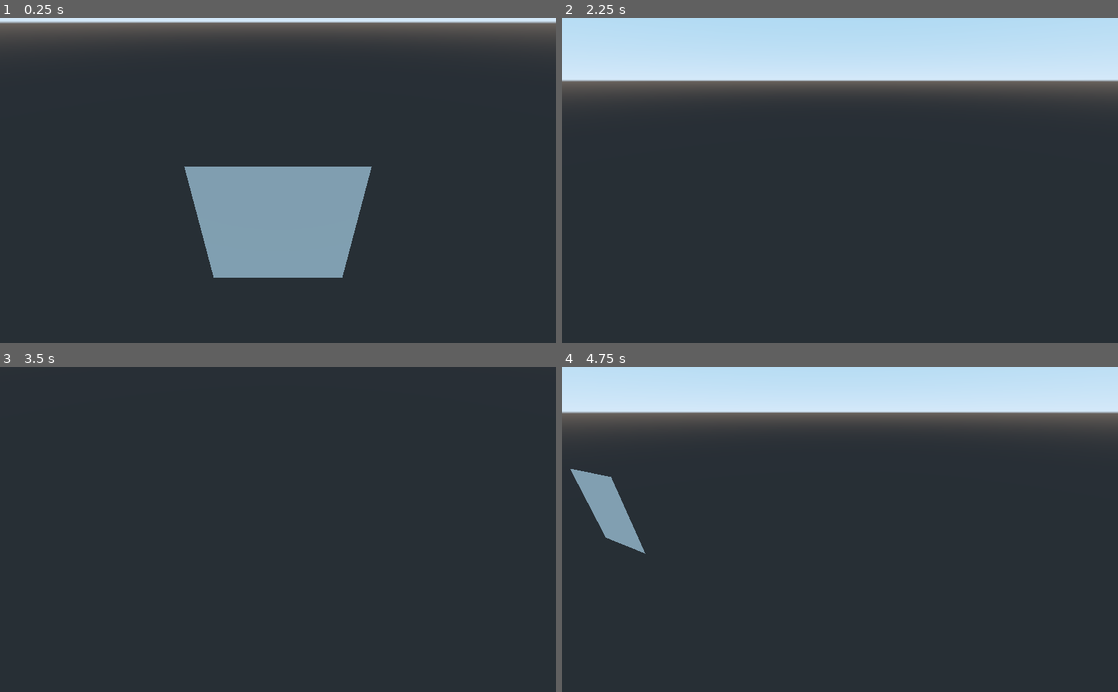
Above: before the commit, frames 1-4 (two rows, left to right).
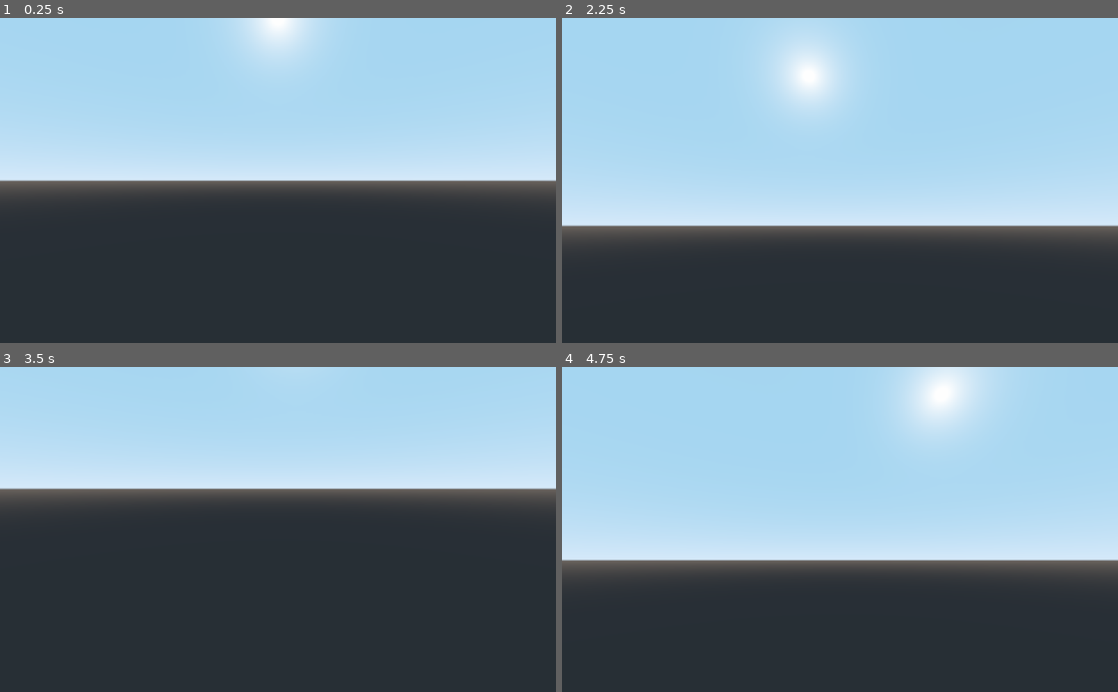
Above: after the commit, the same moments.

Repository: mmbwatt/VoxelWorld
Game: Godot game, scene res://Main.tscn
Two runs of this game, one before a commit and one after it. Both use one fixed random seed, a clock stepped at 60 frames per second and the inputs below.
Inputs (mouse positions are in pixels of both pictures, inside the frame that each line leads up to):
- Up to frame 1 (0.25 s): no input
- Up to frame 2 (2.25 s): tap Enter at 0.5 s; move the mouse to (962, 164) at 0.52 s; hold D (move_right) 0.53-1.28 s; hold Right mouse button (camera_move) 0.53-1.28 s; move the mouse to (728, 196) at 1.27 s; hold S (move_backward) 1.28-2.03 s; tap Shift (move_sprint) at 1.35 s; tap Space at 2 s; move the mouse to (895, 109) at 2.02 s; hold D (move_right) from 2.03 s (still down); hold Right mouse button (camera_move) from 2.03 s (still down)
- Up to frame 3 (3.5 s): tap Enter at 2.75 s; move the mouse to (250, 594) at 2.77 s; release D (move_right) at 2.78 s; release Right mouse button (camera_move) at 2.78 s; hold W (move_forward) from 2.78 s (still down); tap Shift (move_sprint) at 2.85 s
- Up to frame 4 (4.75 s): tap Space at 3.5 s; move the mouse to (1006, 578) at 3.52 s; release W (move_forward) at 3.53 s; hold Right mouse button (camera_move) 3.53-4.28 s; hold A (move_left) from 3.53 s (still down); tap Enter at 4.25 s; move the mouse to (673, 480) at 4.27 s; tap Shift (move_sprint) at 4.35 s

The runs differ from the first frame. In frame 1, 61% of the frame differs, in the area x 0-100%, y 0-80%; in frame 2, 58%; in frame 3, 41%; in frame 4, 59%.
Error after the commit: Parse Error: The member "position" already exists in a parent class. (res://Scripts/block.gd:6)

Commit message:
Added chunk generation to world generation and texture atlas functionality

Diff:
--- a/Main.tscn
+++ b/Main.tscn
@@ -1,13 +1,15 @@
-[gd_scene load_steps=3 format=2]
+[gd_scene load_steps=4 format=2]
 
-[ext_resource path="res://test_mesh_generation.gd" type="Script" id=1]
-[ext_resource path="res://scripts/FreeMoveCamera.gd" type="Script" id=2]
+[ext_resource path="res://Scripts/chunk.gd" type="Script" id=1]
+[ext_resource path="res://scripts/free_move_camera.gd" type="Script" id=2]
+[ext_resource path="res://Textures/blockatlas.jpg" type="Texture" id=3]
 
 [node name="Main" type="Spatial"]
 
 [node name="World" type="Spatial" parent="."]
 script = ExtResource( 1 )
+cubeMaterial = ExtResource( 3 )
 
 [node name="Camera" type="Camera" parent="."]
-transform = Transform( 1, 0, 0, 0, 0.82602, 0.563641, 0, -0.563641, 0.82602, 0, 1.13926, 1.56564 )
+transform = Transform( 1, 0, 0, 0, 1, 0, 0, 0, 1, 0, 0, 4.35411 )
 script = ExtResource( 2 )
--- /dev/null
+++ b/Scenes/Block.tscn
@@ -0,0 +1,8 @@
+[gd_scene load_steps=3 format=2]
+
+[ext_resource path="res://Scripts/block.gd" type="Script" id=1]
+[ext_resource path="res://Textures/blockatlas.jpg" type="Texture" id=2]
+
+[node name="Block" type="Spatial"]
+script = ExtResource( 1 )
+_texture_image = ExtResource( 2 )
--- /dev/null
+++ b/Scenes/Chunk.tscn
@@ -0,0 +1,6 @@
+[gd_scene load_steps=2 format=2]
+
+[ext_resource path="res://Scripts/chunk.gd" type="Script" id=1]
+
+[node name="Chunk" type="Spatial"]
+script = ExtResource( 1 )
--- a/project.godot
+++ b/project.godot
@@ -8,9 +8,14 @@
 
 config_version=4
 
-_global_script_classes=[  ]
+_global_script_classes=[ {
+"base": "Spatial",
+"class": "Block",
+"language": "GDScript",
+"path": "res://Scripts/block.gd"
+} ]
 _global_script_class_icons={
-
+"Block": ""
 }
 
 [application]
@@ -18,6 +23,10 @@
 config/name="VoxelWorld"
 run/main_scene="res://Main.tscn"
 config/icon="res://icon.png"
+
+[autoload]
+
+Enums="*res://scripts/enums.gd"
 
 [input]
 
--- /dev/null
+++ b/scripts/block.gd
@@ -0,0 +1,124 @@
+extends Spatial
+
+class_name Block
+
+var blockType
+var position : Vector3
+export var _texture_image : Texture
+
+var blockUVs = {
+	Enums.Cubeside.TOP: [Vector2(0.125, 0.375),Vector2(0.1875, 0.375),\
+						 Vector2(0.125,0.4375),Vector2(0.1875,0.4375)],
+	Enums.BlockType.GRASS: [Vector2(0.1875, 0.9375), Vector2(0.25, 0.9375),\
+							Vector2(0.1875, 1.0), Vector2 (0.25, 1.0)],
+	Enums.BlockType.DIRT: [Vector2(0.125, 0.0), Vector2(0.1875, 0.0),\
+							Vector2(0.125, 0.0625), Vector2(0.1875, 0.0625)],
+	Enums.BlockType.STONE: [Vector2(0.0, 0.875), Vector2(0.0625, 0.875),\
+							Vector2(0.0, 0.9375), Vector2(0.00625, 0.9375)]
+}
+
+func _init(block, setPosition:Vector3, image:Texture):
+	blockType = block
+	position = setPosition
+	_texture_image = image
+
+
+func CreateQuad(side) -> void:
+	var mi = MeshInstance.new()
+	var arr = []
+	arr.resize(Mesh.ARRAY_MAX)
+
+	#PoolVectorXXArrays for each mesh construction.
+	var verts = PoolVector3Array()
+	var uvs = PoolVector2Array()
+	var normals = PoolVector3Array()
+	var indices = PoolIntArray()
+
+	#All possible UVs
+	var uv00 : Vector2
+	var uv01 : Vector2
+	var uv10 : Vector2
+	var uv11 : Vector2
+
+	var uvArray
+	if blockType == Enums.BlockType.GRASS and side == Enums.Cubeside.TOP:
+		uvArray = blockUVs[Enums.Cubeside.TOP].value
+	elif blockType == Enums.BlockType.GRASS and side == Enums.Cubeside.BOTTOM:
+		uvArray = blockUVs[Enums.BlockType.DIRT]
+	else:
+		uvArray = blockUVs[Enums.BlockType.DIRT]
+
+	#if not uvArray.empty():
+	uv00 = uvArray[0]
+	uv10 = uvArray[1]
+	uv01 = uvArray[2]
+	uv11 = uvArray[3]
+
+	#All possible vertices
+	var p0 := Vector3(-0.5, -0.5,  0.5)
+	var p1 := Vector3( 0.5, -0.5,  0.5)
+	var p2 := Vector3( 0.5, -0.5, -0.5)
+	var p3 := Vector3(-0.5, -0.5, -0.5)
+	var p4 := Vector3(-0.5,  0.5,  0.5)
+	var p5 := Vector3( 0.5,  0.5,  0.5)
+	var p6 := Vector3( 0.5,  0.5, -0.5)
+	var p7 := Vector3(-0.5,  0.5, -0.5)
+
+	match side:
+		Enums.Cubeside.BOTTOM:
+			verts.append_array(PoolVector3Array([p0, p1, p2, p3]))
+			normals.append_array(PoolVector3Array([Vector3.DOWN,Vector3.DOWN,Vector3.DOWN,Vector3.DOWN]))
+			uvs.append_array(PoolVector2Array([uv00, uv10, uv11, uv01]))
+			indices.append_array(PoolIntArray([3,0,1,3,1,2]))
+		Enums.Cubeside.TOP:
+			verts.append_array(PoolVector3Array([p4, p5, p6, p7]))
+			normals.append_array(PoolVector3Array([Vector3.UP,Vector3.UP,Vector3.UP,Vector3.UP]))
+			uvs.append_array(PoolVector2Array([uv00, uv10, uv11, uv01]))
+			indices.append_array(PoolIntArray([3,1,0,3,2,1]))
+		Enums.Cubeside.FRONT:
+			verts.append_array(PoolVector3Array([p4, p5, p1, p0]))
+			normals.append_array(PoolVector3Array([Vector3.FORWARD,Vector3.FORWARD,Vector3.FORWARD,Vector3.FORWARD]))
+			uvs.append_array(PoolVector2Array([uv00, uv10, uv11, uv01]))
+			indices.append_array(PoolIntArray([3,0,1,3,1,2]))
+		Enums.Cubeside.BACK:
+			verts.append_array(PoolVector3Array([p7, p6, p2, p3]))
+			normals.append_array(PoolVector3Array([Vector3.BACK,Vector3.BACK,Vector3.BACK,Vector3.BACK]))
+			uvs.append_array(PoolVector2Array([uv00, uv10, uv11, uv01]))
+			indices.append_array(PoolIntArray([3,1,0,3,2,1]))
+		Enums.Cubeside.LEFT:
+			verts.append_array(PoolVector3Array([p7, p4, p0, p3]))
+			normals.append_array(PoolVector3Array([Vector3.LEFT,Vector3.LEFT,Vector3.LEFT,Vector3.LEFT]))
+			uvs.append_array(PoolVector2Array([uv00, uv10, uv11, uv01]))
+			indices.append_array(PoolIntArray([3,0,1,3,1,2]))
+		Enums.Cubeside.RIGHT:
+			verts.append_array(PoolVector3Array([p5, p6, p2, p1]))
+			normals.append_array(PoolVector3Array([Vector3.RIGHT,Vector3.RIGHT,Vector3.RIGHT,Vector3.RIGHT]))
+			uvs.append_array(PoolVector2Array([uv00, uv10, uv11, uv01]))
+			indices.append_array(PoolIntArray([3,0,1,3,1,2]))
+
+	arr[Mesh.ARRAY_VERTEX] = verts
+	arr[Mesh.ARRAY_TEX_UV] = uvs
+	arr[Mesh.ARRAY_NORMAL] = normals
+	#clockwise winding order in Godot
+	arr[Mesh.ARRAY_INDEX] = indices
+
+	var mesh = ArrayMesh.new()
+	mesh.add_surface_from_arrays(Mesh.PRIMITIVE_TRIANGLES, arr)
+
+	var material_one = SpatialMaterial.new()
+	material_one.albedo_texture = _texture_image
+
+	mi.mesh = mesh
+	mi.set_surface_material(0, material_one)
+
+	add_child(mi)
+
+
+func Draw() -> void:
+	CreateQuad(Enums.Cubeside.FRONT)
+	CreateQuad(Enums.Cubeside.BACK)
+	CreateQuad(Enums.Cubeside.TOP)
+	CreateQuad(Enums.Cubeside.BOTTOM)
+	CreateQuad(Enums.Cubeside.LEFT)
+	CreateQuad(Enums.Cubeside.RIGHT)
+	self.translate(position)
--- /dev/null
+++ b/scripts/chunk.gd
@@ -0,0 +1,17 @@
+extends Spatial
+
+export var cubeMaterial : Texture
+
+func _ready():
+	buildChunk(2,2,2)
+
+func buildChunk(sizeX, sizeY, sizeZ) -> void:
+	for x in sizeX:
+		for y in sizeY:
+			for z in sizeZ:
+				var pos := Vector3(x,y,z)
+				var block = Block.new(Enums.BlockType.DIRT, pos, cubeMaterial)
+				add_child(block)
+				block.Draw()
+				#create block at pos
+				#draw block at pos
--- /dev/null
+++ b/scripts/enums.gd
@@ -0,0 +1,5 @@
+extends Node
+
+enum Cubeside { BOTTOM, TOP, LEFT, RIGHT, FRONT, BACK }
+
+enum BlockType { GRASS, DIRT, STONE }
--- /dev/null
+++ b/scripts/test_mesh_generation.gd
@@ -0,0 +1,91 @@
+extends Node
+
+export var _texture_image : Texture
+
+#All possible UVs
+var uv00 := Vector2(0.1250,0.0000)
+var uv01 := Vector2(0.1250,0.0625)
+var uv10 := Vector2(0.1875,0.0000)
+var uv11 := Vector2(0.1875,0.0625)
+
+#All possible vertices
+var p0 := Vector3(-0.5, -0.5,  0.5)
+var p1 := Vector3( 0.5, -0.5,  0.5)
+var p2 := Vector3( 0.5, -0.5, -0.5)
+var p3 := Vector3(-0.5, -0.5, -0.5)
+var p4 := Vector3(-0.5,  0.5,  0.5)
+var p5 := Vector3( 0.5,  0.5,  0.5)
+var p6 := Vector3( 0.5,  0.5, -0.5)
+var p7 := Vector3(-0.5,  0.5, -0.5)
+
+func _ready():
+	CreateCube()
+
+func CreateCube() -> void:
+	CreateQuad(Enums.Cubeside.FRONT)
+	CreateQuad(Enums.Cubeside.BACK)
+	CreateQuad(Enums.Cubeside.TOP)
+	CreateQuad(Enums.Cubeside.BOTTOM)
+	CreateQuad(Enums.Cubeside.LEFT)
+	CreateQuad(Enums.Cubeside.RIGHT)
+
+
+func CreateQuad(side) -> void:
+	var mi = MeshInstance.new()
+	var arr = []
+	arr.resize(Mesh.ARRAY_MAX)
+
+	#PoolVectorXXArrays for each mesh construction.
+	var verts = PoolVector3Array()
+	var uvs = PoolVector2Array()
+	var normals = PoolVector3Array()
+	var indices = PoolIntArray()
+
+	match side:
+		Enums.Cubeside.BOTTOM:
+			verts.append_array(PoolVector3Array([p0, p1, p2, p3]))
+			normals.append_array(PoolVector3Array([Vector3.DOWN,Vector3.DOWN,Vector3.DOWN,Vector3.DOWN]))
+			uvs.append_array(PoolVector2Array([uv00, uv10, uv11, uv01]))
+			indices.append_array(PoolIntArray([3,0,1,3,1,2]))
+		Enums.Cubeside.TOP:
+			verts.append_array(PoolVector3Array([p4, p5, p6, p7]))
+			normals.append_array(PoolVector3Array([Vector3.UP,Vector3.UP,Vector3.UP,Vector3.UP]))
+			uvs.append_array(PoolVector2Array([uv00, uv10, uv11, uv01]))
+			indices.append_array(PoolIntArray([3,1,0,3,2,1]))
+		Enums.Cubeside.FRONT:
+			verts.append_array(PoolVector3Array([p4, p5, p1, p0]))
+			normals.append_array(PoolVector3Array([Vector3.FORWARD,Vector3.FORWARD,Vector3.FORWARD,Vector3.FORWARD]))
+			uvs.append_array(PoolVector2Array([uv00, uv10, uv11, uv01]))
+			indices.append_array(PoolIntArray([3,0,1,3,1,2]))
+		Enums.Cubeside.BACK:
+			verts.append_array(PoolVector3Array([p7, p6, p2, p3]))
+			normals.append_array(PoolVector3Array([Vector3.BACK,Vector3.BACK,Vector3.BACK,Vector3.BACK]))
+			uvs.append_array(PoolVector2Array([uv00, uv10, uv11, uv01]))
+			indices.append_array(PoolIntArray([3,1,0,3,2,1]))
+		Enums.Cubeside.LEFT:
+			verts.append_array(PoolVector3Array([p7, p4, p0, p3]))
+			normals.append_array(PoolVector3Array([Vector3.LEFT,Vector3.LEFT,Vector3.LEFT,Vector3.LEFT]))
+			uvs.append_array(PoolVector2Array([uv00, uv10, uv11, uv01]))
+			indices.append_array(PoolIntArray([3,0,1,3,1,2]))
+		Enums.Cubeside.RIGHT:
+			verts.append_array(PoolVector3Array([p5, p6, p2, p1]))
+			normals.append_array(PoolVector3Array([Vector3.RIGHT,Vector3.RIGHT,Vector3.RIGHT,Vector3.RIGHT]))
+			uvs.append_array(PoolVector2Array([uv00, uv10, uv11, uv01]))
+			indices.append_array(PoolIntArray([3,0,1,3,1,2]))
+
+	arr[Mesh.ARRAY_VERTEX] = verts
+	arr[Mesh.ARRAY_TEX_UV] = uvs
+	arr[Mesh.ARRAY_NORMAL] = normals
+	#clockwise winding order in Godot
+	arr[Mesh.ARRAY_INDEX] = indices
+
+	var mesh = ArrayMesh.new()
+	mesh.add_surface_from_arrays(Mesh.PRIMITIVE_TRIANGLES, arr)
+
+	var material_one = SpatialMaterial.new()
+	material_one.albedo_texture = _texture_image
+
+	mi.mesh = mesh
+	mi.set_surface_material(0, material_one)
+
+	add_child(mi)
--- a/test_mesh_generation.gd
+++ /dev/null
@@ -1,63 +0,0 @@
-extends Node
-
-func _ready():
-	CreateQuad()
-
-
-func CreateQuad() -> void:
-	var mi = MeshInstance.new()
-	var arr = []
-	arr.resize(Mesh.ARRAY_MAX)
-
-	#PoolVectorXXArrays for each mesh construction.
-	var verts = PoolVector3Array()
-	var uvs= PoolVector2Array()
-	var normals = PoolVector3Array()
-	var indices = PoolIntArray()
-
-	#All possible UVs
-	var uv00: Vector2 = Vector2(0,0)
-	var uv01: Vector2 = Vector2(0,1)
-	var uv10: Vector2 = Vector2(1,0)
-	var uv11: Vector2 = Vector2(1,1)
-
-	#All possible vertices
-	var p0: Vector3 = Vector3(-0.5, -0.5,  0.5)
-	var p1: Vector3 = Vector3( 0.5, -0.5,  0.5)
-	var p2: Vector3 = Vector3( 0.5, -0.5, -0.5)
-	var p3: Vector3 = Vector3(-0.5, -0.5, -0.5)
-	var p4: Vector3 = Vector3(-0.5,  0.5,  0.5)
-	var p5: Vector3 = Vector3( 0.5,  0.5,  0.5)
-	var p6: Vector3 = Vector3( 0.5,  0.5, -0.5)
-	var p7: Vector3 = Vector3(-0.5,  0.5, -0.5)
-
-	#Still need code for generating quad
-	verts.append(p4)
-	verts.append(p5)
-	verts.append(p1)
-	verts.append(p0)
-
-	normals.append(Vector3.FORWARD)
-	normals.append(Vector3.FORWARD)
-	normals.append(Vector3.FORWARD)
-	normals.append(Vector3.FORWARD)
-
-	uvs.append(uv11)
-	uvs.append(uv01)
-	uvs.append(uv00)
-	uvs.append(uv10)
-
-	#clockwise winding order in Godot
-	indices.append_array(PoolIntArray([3,0,1,3,1,2]))
-
-	arr[Mesh.ARRAY_VERTEX] = verts
-	arr[Mesh.ARRAY_TEX_UV] = uvs
-	arr[Mesh.ARRAY_NORMAL] = normals
-	arr[Mesh.ARRAY_INDEX] = indices
-
-	var mesh = ArrayMesh.new()
-	mesh.add_surface_from_arrays(Mesh.PRIMITIVE_TRIANGLES, arr)
-
-	mi.mesh = mesh
-
-	add_child(mi)
Binary file added: Textures/blockatlas.jpg
Not shown, added: Textures/blockatlas.jpg.import
Binary file added: Textures/dirt.jpg
Not shown, added: Textures/dirt.jpg.import
Renamed: scripts/FreeMoveCamera.gd -> scripts/free_move_camera.gd
